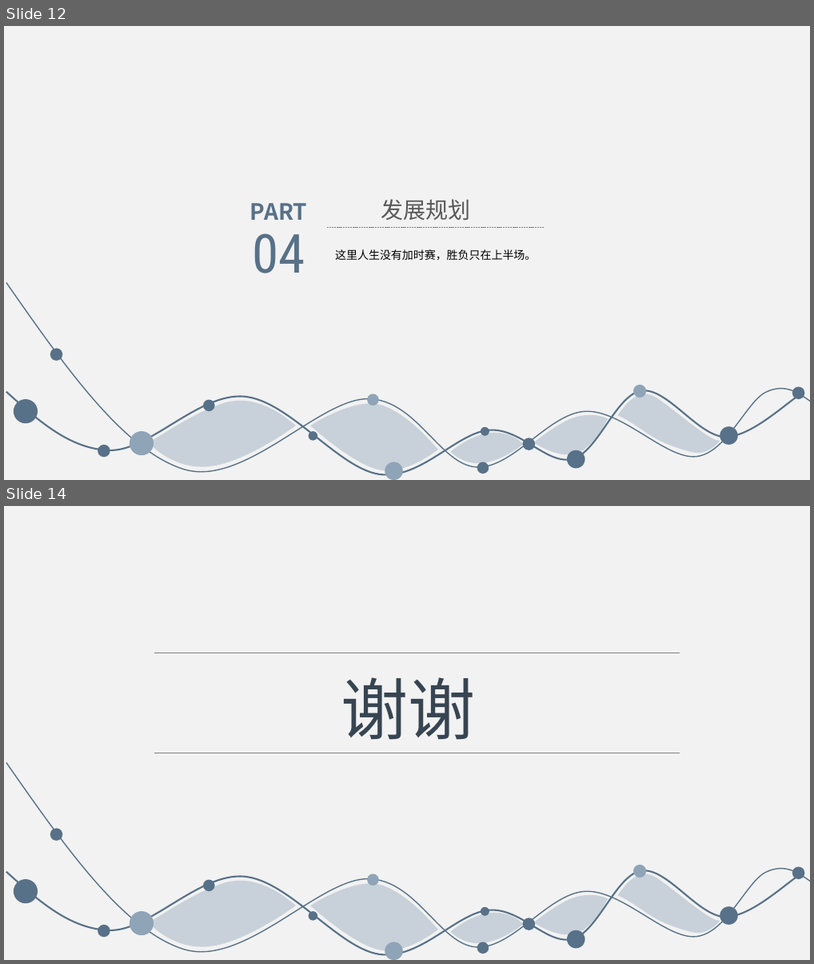
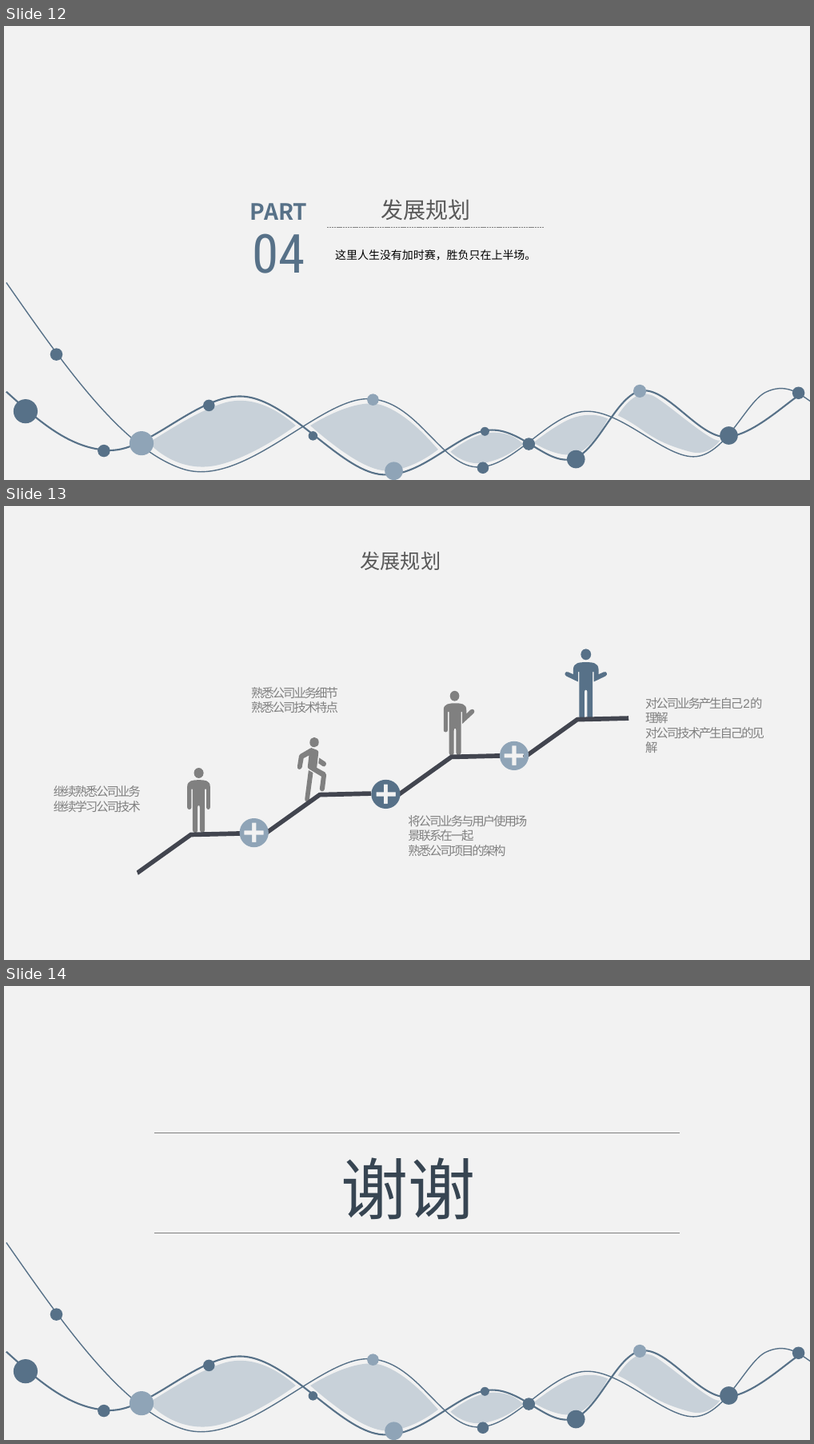
Before and after one commit to ybxxszl/learn, a slide deck: st.pptx. Shown one above the other, each under a label of ours: slides 12 and 14 before the commit, slides 12, 13 and 14 after it; the slides between them are not shown. The pictures are 814x964 and 814x1444 pixels, drawn with LibreOffice and Linux fonts; fonts in the diff are those of the drawing. Boxes give left, top, right and bottom in pixels: in the first picture for what was removed or moved away, otherwise in the second. Text is boxed around its words. In the diff, an @@ line names an element or a change of style, - is before the commit and + after.

```diff
--- a/st.pptx
+++ b/st.pptx
@@ slide 13 added at (x1=4, y1=506, x2=810, y2=960), background #F2F2F2 @@
@@ text added at (x1=361, y1=552, x2=442, y2=570), 18 pt, text #595959 @@
+发展规划
@@ ellipse added at (x1=582, y1=648, x2=592, y2=660), fill #577188 @@
@@ freeform shape added at (x1=565, y1=663, x2=607, y2=720), fill #577188 @@
@@ text added at (x1=251, y1=687, x2=338, y2=712), 11 pt, text #808080 @@
+熟悉公司业务细节
+熟悉公司技术特点
@@ ellipse added at (x1=450, y1=691, x2=460, y2=701), fill #808080 @@
@@ text added at (x1=646, y1=697, x2=765, y2=752), 11 pt, text #808080 @@
+对公司业务产生自己2的理解
+对公司技术产生自己的见解
@@ freeform shape added at (x1=443, y1=703, x2=475, y2=754), fill #808080 @@
@@ freeform shape added at (x1=523, y1=716, x2=629, y2=760), fill #42454F @@
@@ freeform shape added at (x1=500, y1=741, x2=529, y2=771), fill #8FA4B7 @@
@@ ellipse added at (x1=194, y1=768, x2=204, y2=778), fill #808080 @@
@@ group added at (x1=298, y1=737, x2=326, y2=802): 4 freeform shapes @@
@@ freeform shape added at (x1=398, y1=753, x2=503, y2=797), fill #42454F @@
@@ text added at (x1=54, y1=785, x2=141, y2=812), 11 pt, text #808080 @@
+继续熟悉公司业务
+继续学习公司技术
@@ freeform shape added at (x1=187, y1=780, x2=210, y2=832), fill #808080 @@
@@ freeform shape added at (x1=266, y1=791, x2=371, y2=834), fill #42454F @@
@@ freeform shape added at (x1=372, y1=780, x2=401, y2=808), fill #577188 @@
@@ text added at (x1=408, y1=815, x2=527, y2=856), 11 pt, text #808080 @@
+将公司业务与用户使用场景联系在一起
+熟悉公司项目的架构
@@ freeform shape added at (x1=136, y1=831, x2=242, y2=875), fill #42454F @@
@@ freeform shape added at (x1=239, y1=818, x2=269, y2=847), fill #8FA4B7 @@
```
Also in this commit, not shown: 3 slides changed, 1 slide removed, 1 other file.
